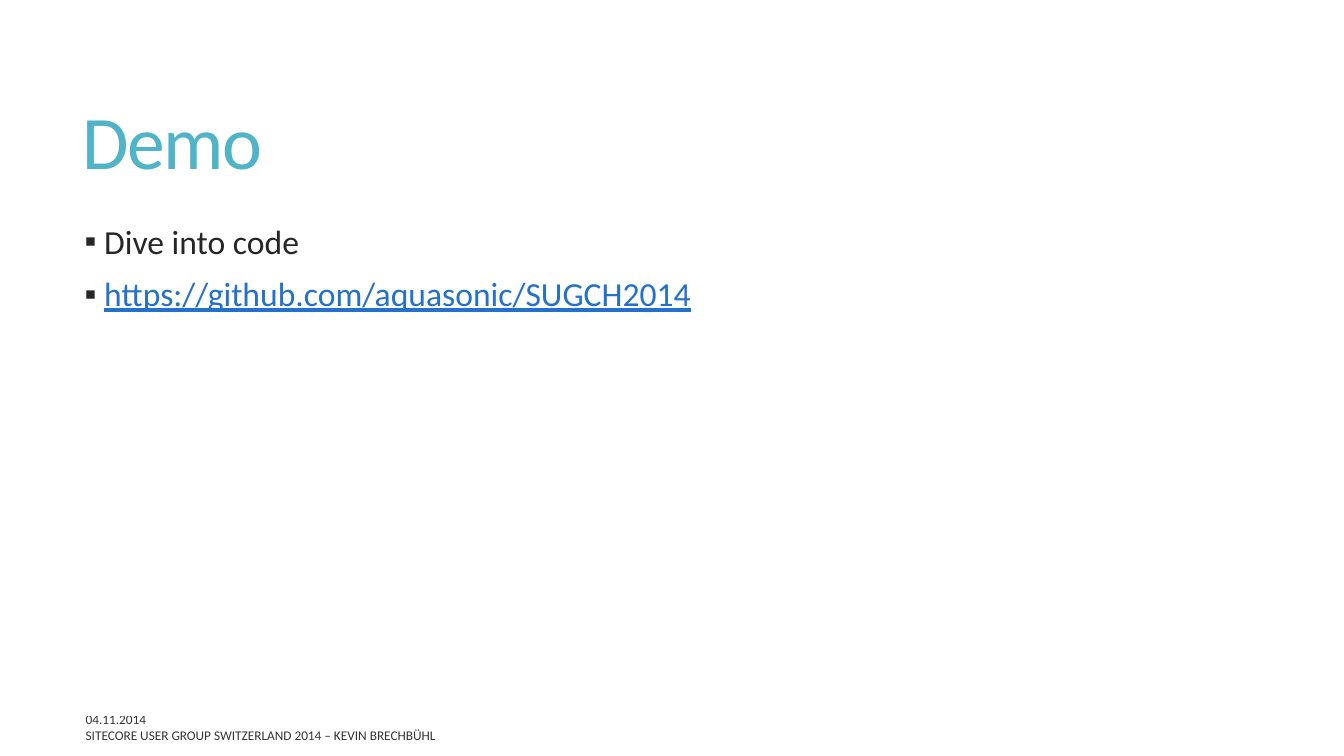
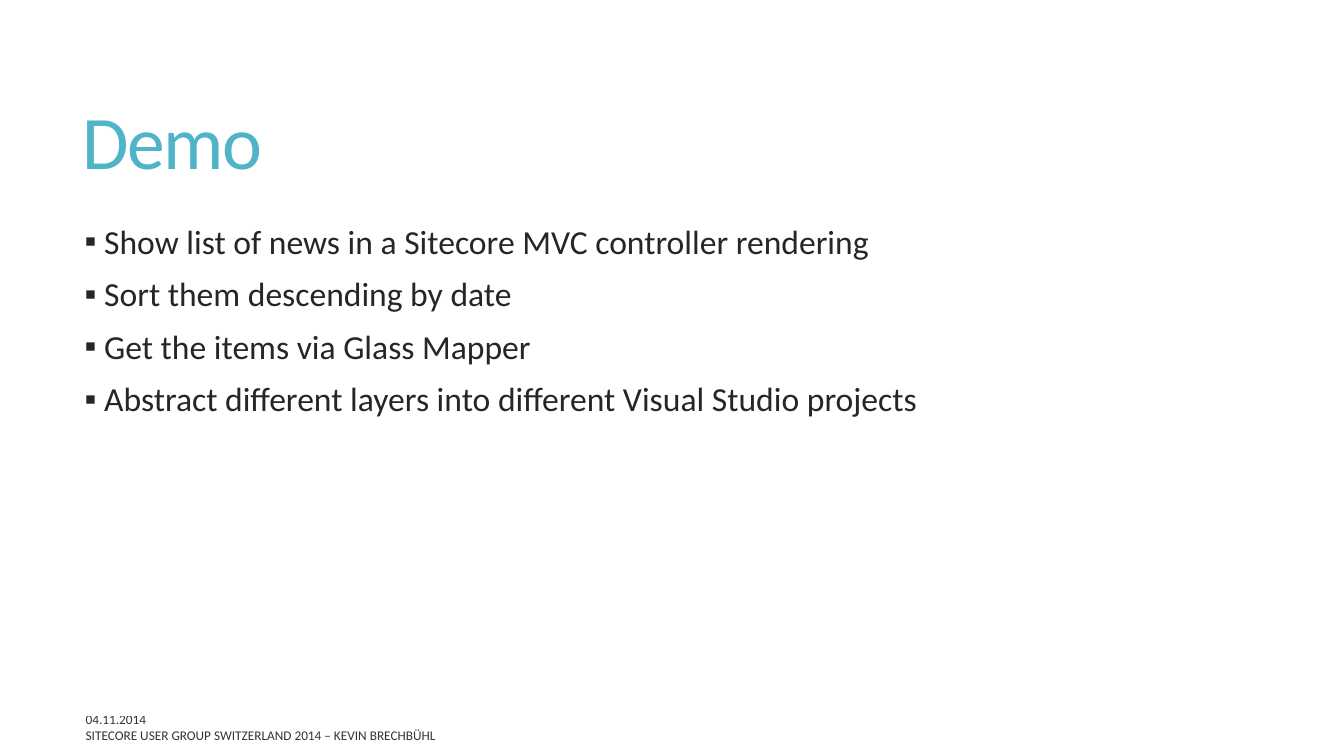
Before and after one commit to SUGCH/ThreeLayeredArchitectureWithSitecore, a slide deck: slide 10 of doc/ThreeLayeredArchitectureWithSitecore.pptx. Drawn at 1344x756 pixels with LibreOffice and Linux fonts; fonts in the diff are those of the drawing. Boxes give left, top, right and bottom in pixels: in the first picture for what was removed or moved away, otherwise in the second. Text is boxed around its words. In the diff, an @@ line names an element or a change of style, - is before the commit and + after.

Commit message:
Update presentation.

```diff
--- a/doc/ThreeLayeredArchitectureWithSitecore.pptx
+++ b/doc/ThreeLayeredArchitectureWithSitecore.pptx
@@ text at (104,230,917,417): text changed; text colour #2370CD to #262626 @@
-▪ Dive into code
-▪ https://github.com/aquasonic/SUGCH2014
+▪ Show list of news in a Sitecore MVC controller rendering
+▪ Sort them descending by date
+▪ Get the items via Glass Mapper
+▪ Abstract different layers into different Visual Studio projects
```
Also in this commit, not shown: 1 other slide changed, 1 other file.
